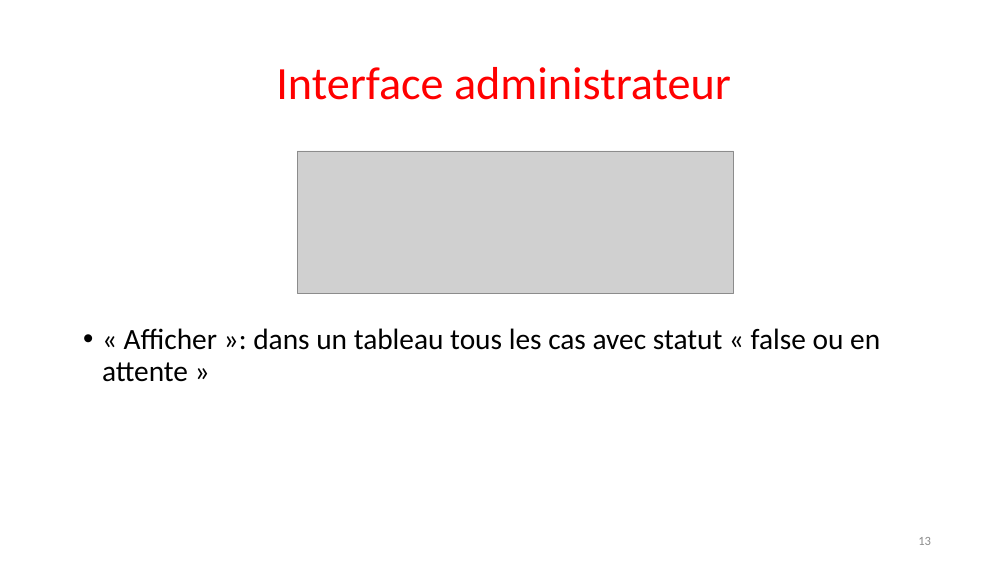
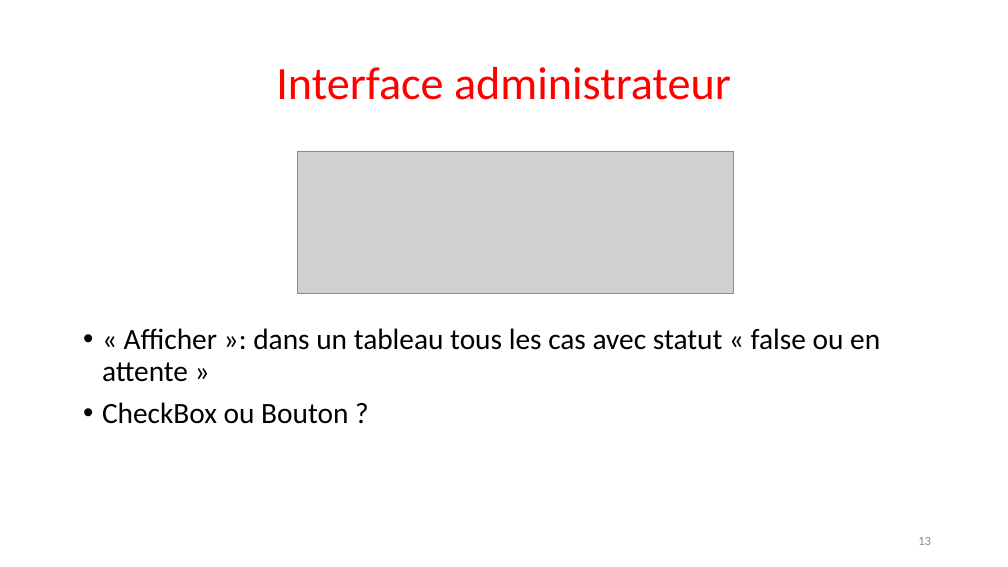
Before and after one commit to Sle3pingForest/StageL3, a slide deck: slide 13 of RapportNam/soutenance.pptx. Drawn at 1008x567 pixels with LibreOffice and Linux fonts; fonts in the diff are those of the drawing; grey boxes stand for pictures. Boxes give left, top, right and bottom in pixels: in the first picture for what was removed or moved away, otherwise in the second. Text is boxed around its words. In the diff, an @@ line names an element or a change of style, - is before the commit and + after.

Commit message:
update slide

```diff
--- a/RapportNam/soutenance.pptx
+++ b/RapportNam/soutenance.pptx
@@ text at [102, 402, 348, 424]: paragraph added @@
+• CheckBox ou Bouton ?
```
Also in this commit, not shown: 1 slide added.
